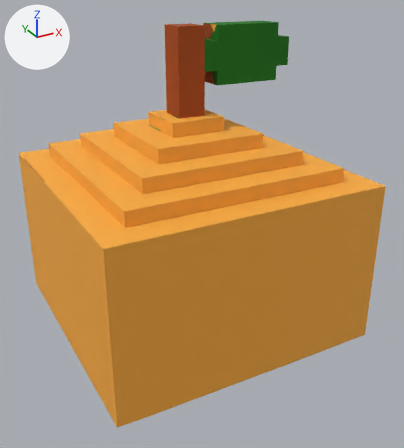
What one commit did to the glTF model models/bontan_leaf.glb.
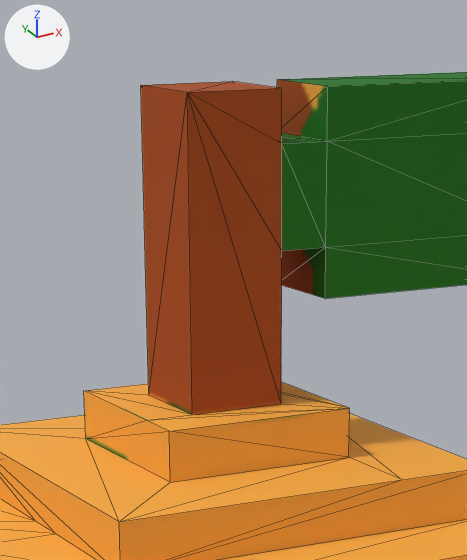
Old and new are each drawn whole from a 50 mm camera at (-0.362, -0.727, 0.637) aimed at (0.013, -0.044, 0.296) and again close up on the part from 31% to 64% of the width and 0% to 36% of the height. The lights are fixed; the arrows at upper left show +X, +Y and +Z. The older version's two pictures come first. The close-ups show mesh edges as thin lines. Where no turn or scale is listed for an object, it has been applied to the vertices. Vertices at exactly the same position are counted once.

In view in the first close-up: 'bontan_leaf'.
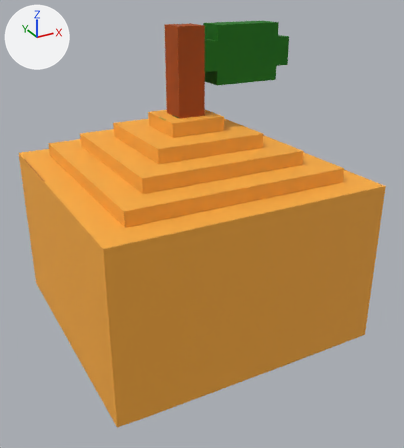
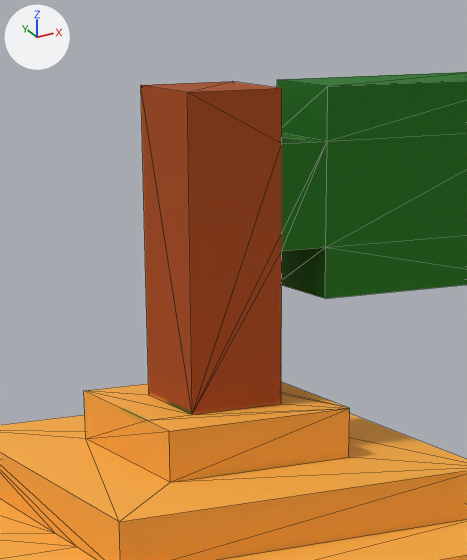
The newer file is also turned or shifted as a whole; pictures and numbers use the older file's frame.

Boxes [x1, y1, x2, y2] around the edits, measured in the close-ups (467 x 560 px; the box of a moved part takes in the faces that stretch with it):
```json
{"part": 1, "of": "me_bontan_leaf", "change": "moved or reshaped", "before": [0, 72, 467, 560], "after": [0, 72, 467, 560]}
{"part": 2, "of": "me_bontan_leaf", "change": "surface changed", "before": [86, 80, 328, 462], "after": [86, 80, 328, 462]}
```

The change, as JSON lines over the scene's bpy script:
```json
{"block": "me_bontan_leaf", "where": "# used by ob_bontan_leaf; location = (0.0, 0.0, 0.0)"}
{"op": "remove", "block": "me_bontan_leaf", "code": "me_bontan_leaf.from_pydata(...)  # 125 vertices, 246 faces; spans x -0.2..0.2, y -0.22..0.18, z 0.08..0.58"}
{"op": "add", "block": "me_bontan_leaf", "code": "me_bontan_leaf.from_pydata(...)  # 126 vertices, 248 faces; spans x -0.2..0.2, y -0.22..0.18, z 0.08..0.58"}
{"block": "me_bontan_leaf", "change": "me_bontan_leaf part 1"}
{"block": "me_bontan_leaf", "change": "19 vertices are removed from x -0.18..0.18, y -0.22..0.18, z 0.1..0.44"}
{"block": "me_bontan_leaf", "change": "139 faces are deleted"}
{"block": "me_bontan_leaf", "change": "2 vertices move from x -0.04..0.0, y -0.18..-0.14, z 0.4 to x -0.1, y -0.18..-0.14, z 0.4"}
{"block": "me_bontan_leaf", "change": "15 vertices are added at x -0.12..0.2, y -0.22..0.14, z 0.1..0.44"}
{"block": "me_bontan_leaf", "change": "5 new vertices lie (0.06, 0.0, 0.0) away from vertices in x -0.16..0.06, y -0.22..0.14, z 0.1..0.44"}
{"block": "me_bontan_leaf", "change": "141 new faces join them"}
{"block": "me_bontan_leaf", "change": "me_bontan_leaf part 2: 26 kept faces spanning x -0.16..0.16, y -0.18..0.14, z 0.08..0.58 get new texture (UV) coordinates"}
```
